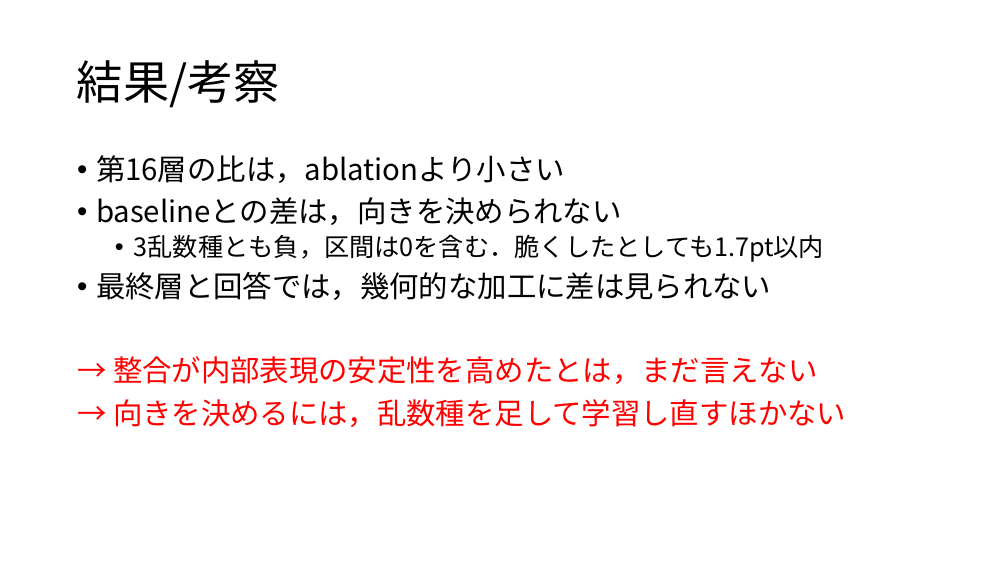
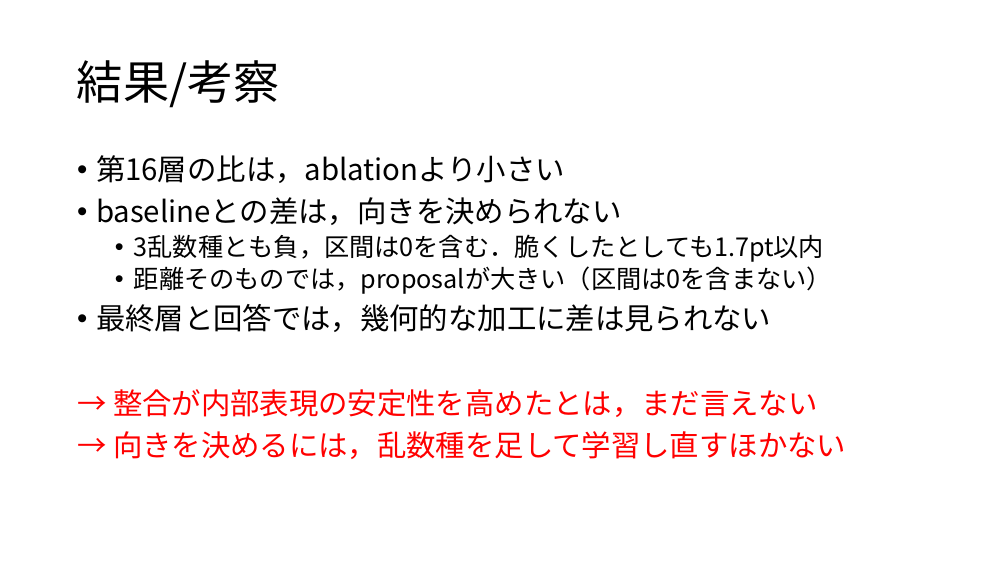
Before and after one commit to tomoking2004/cotar, a slide deck: slide 13 of presentations/20261030_進捗報告.pptx. Drawn at 1008x567 pixels with LibreOffice and Linux fonts; fonts in the diff are those of the drawing. Boxes give left, top, right and bottom in pixels: in the first picture for what was removed or moved away, otherwise in the second. Text is boxed around its words. In the diff, an @@ line names an element or a change of style, - is before the commit and + after.

```diff
--- a/presentations/20261030_進捗報告.pptx
+++ b/presentations/20261030_進捗報告.pptx
@@ text at box(134, 266, 832, 294): paragraph added @@
+  • 距離そのものでは，proposalが大きい（区間は0を含まない）
```
Also in this commit, not shown: 3 other slides changed, 1 other file.
